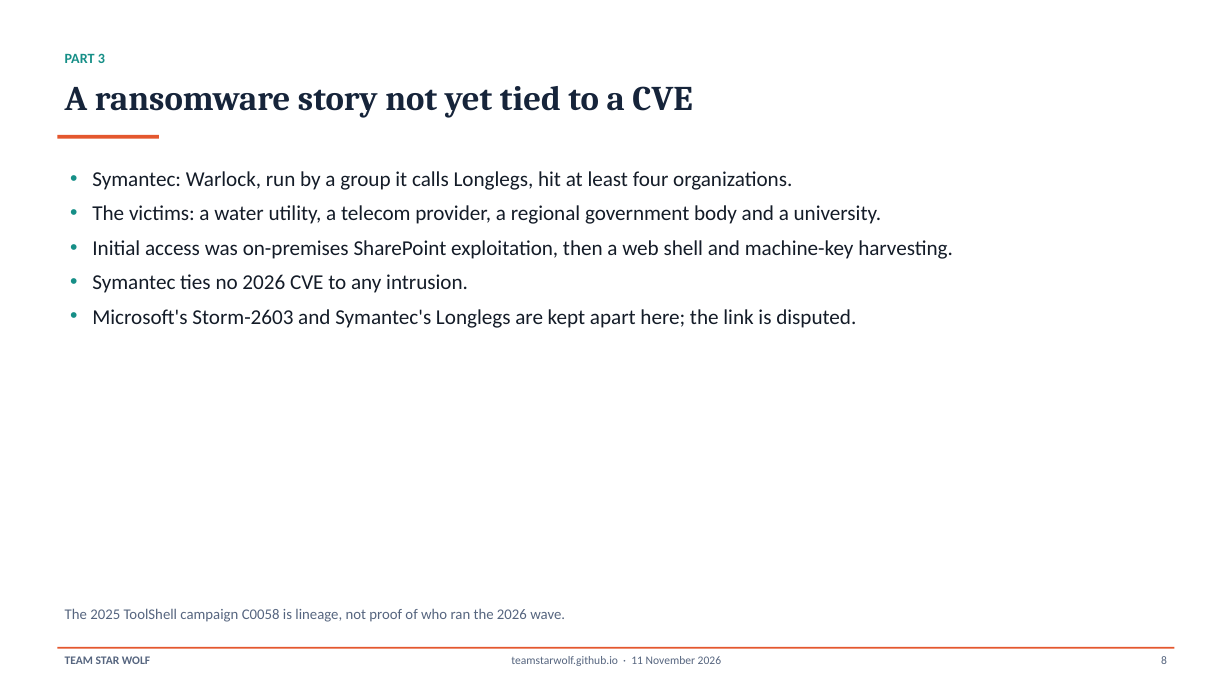
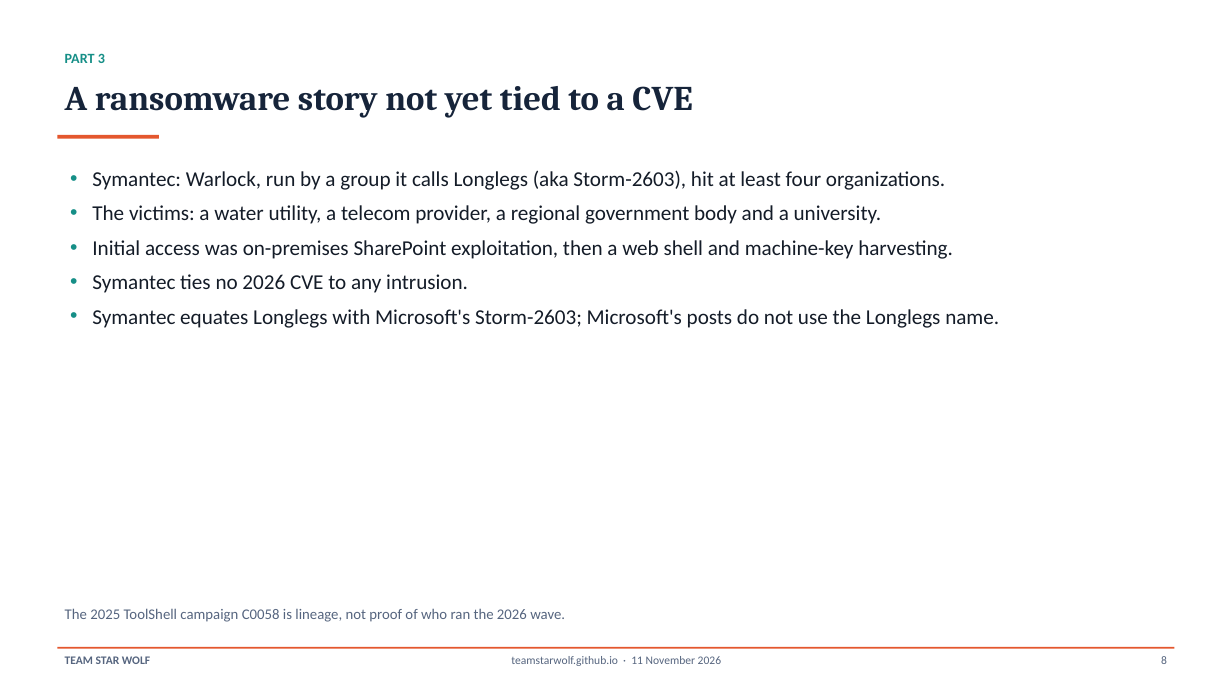
Before and after one commit to TeamStarWolf/TeamStarWolf, a slide deck: slide 8 of case-studies/slides/SharePoint_2026_Exploitation_Case_Study.pptx. Drawn at 1232x693 pixels with LibreOffice and Linux fonts; fonts in the diff are those of the drawing. Boxes give left, top, right and bottom in pixels: in the first picture for what was removed or moved away, otherwise in the second. Text is boxed around its words. In the diff, an @@ line names an element or a change of style, - is before the commit and + after.

```diff
--- a/case-studies/slides/SharePoint_2026_Exploitation_Case_Study.pptx
+++ b/case-studies/slides/SharePoint_2026_Exploitation_Case_Study.pptx
@@ text at (92, 170, 945, 190): text changed @@
-• Symantec: Warlock, run by a group it calls Longlegs, hit at least four organizations.
+• Symantec: Warlock, run by a group it calls Longlegs (aka Storm-2603), hit at least four organizations.
@@ text at (92, 309, 999, 328): text changed @@
-• Microsoft's Storm-2603 and Symantec's Longlegs are kept apart here; the link is disputed.
+• Symantec equates Longlegs with Microsoft's Storm-2603; Microsoft's posts do not use the Longlegs name.
```
Also in this commit, not shown: 4 other slides changed, 4 other files.
